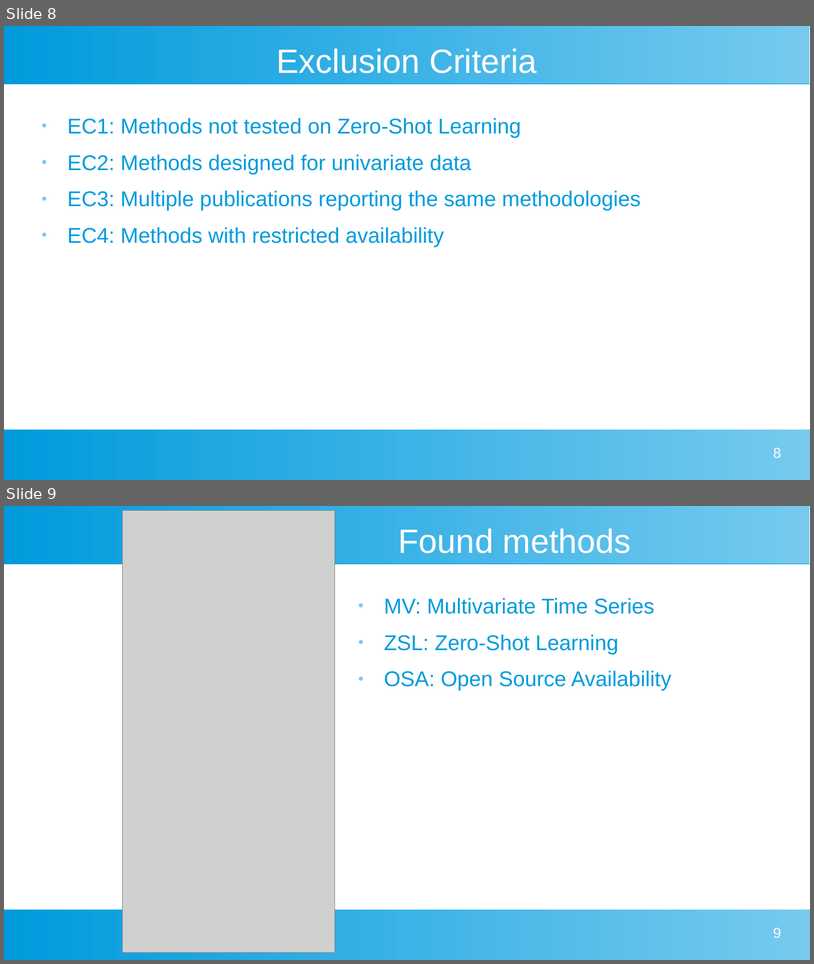
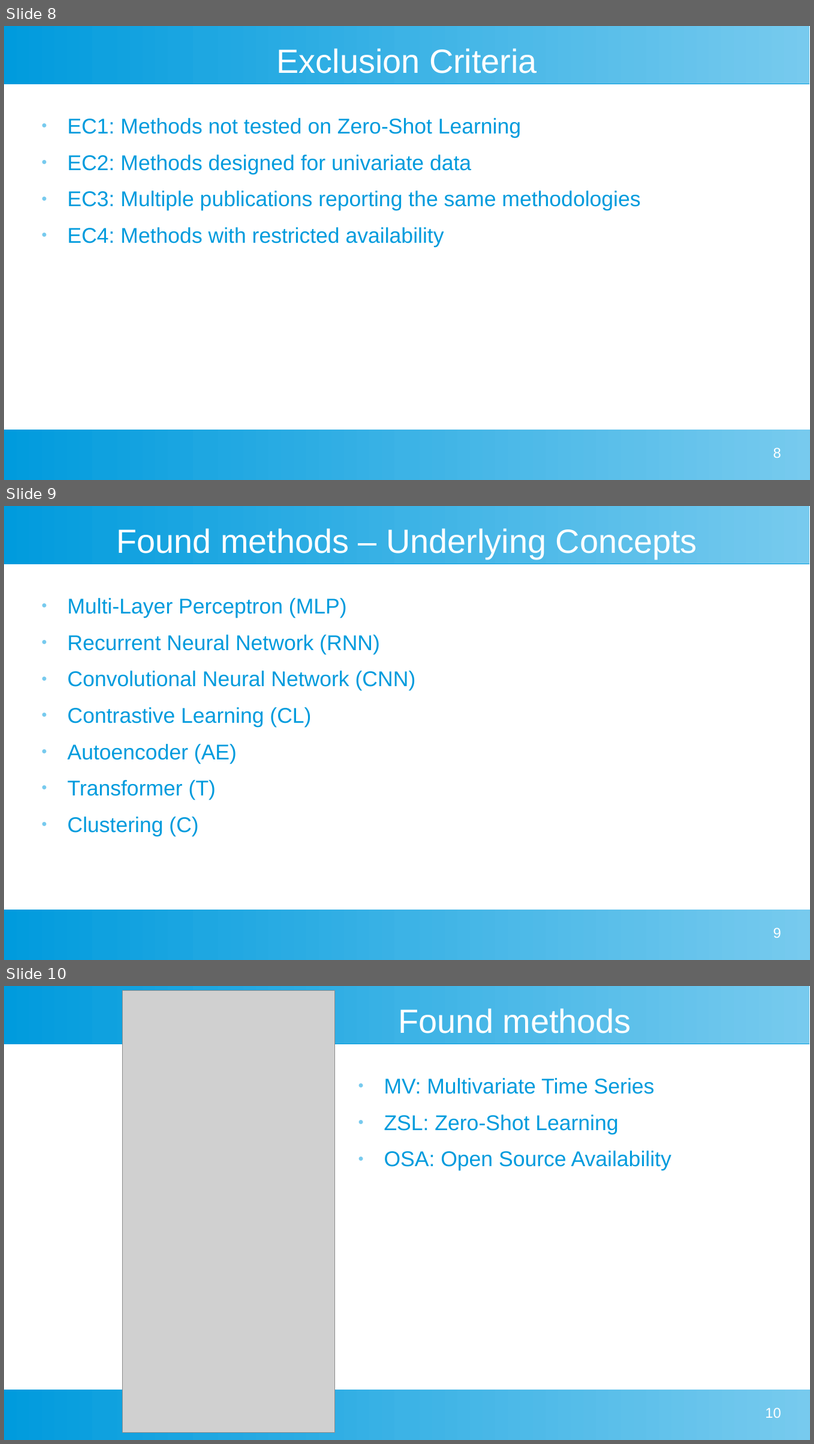
Before and after one commit to johanneshoelker/Smart-Systems-Paper, a slide deck: Presentation/Kolloq.odp. Shown one above the other, each under a label of ours: slides 8 and 9 before the commit, slides 8, 9 and 10 after it. The pictures are 814x964 and 814x1444 pixels, drawn with LibreOffice and Linux fonts; fonts in the diff are those of the drawing; grey boxes stand for pictures. Boxes give left, top, right and bottom in pixels: in the first picture for what was removed or moved away, otherwise in the second. Text is boxed around its words. In the diff, an @@ line names an element or a change of style, - is before the commit and + after.

```diff
--- a/Presentation/Kolloq.odp
+++ b/Presentation/Kolloq.odp
@@ slide 9 added at [4, 506, 810, 960], background #FFFFFF; not listed: 2 template elements that a slide beside it also shows @@
@@ title added at [116, 528, 698, 559], 33 pt, text #FFFFFF @@
+Found methods – Underlying Concepts
@@ text added at [68, 598, 416, 836], 21 pt, text #009BDD @@
+● Multi-Layer Perceptron (MLP)
+● Recurrent Neural Network (RNN)
+● Convolutional Neural Network (CNN)
+● Contrastive Learning (CL)
+● Autoencoder (AE)
+● Transformer (T)
+● Clustering (C)
@@ page number added at [774, 927, 782, 937], 14 pt, text #FFFFFF @@
+9
@@ what was slide 9 is now slide 10 @@
@@ page number at [765, 1407, 781, 1417]: text changed @@
-9
+10
```
Also in this commit, not shown: 5 slides changed, 3 other files.
